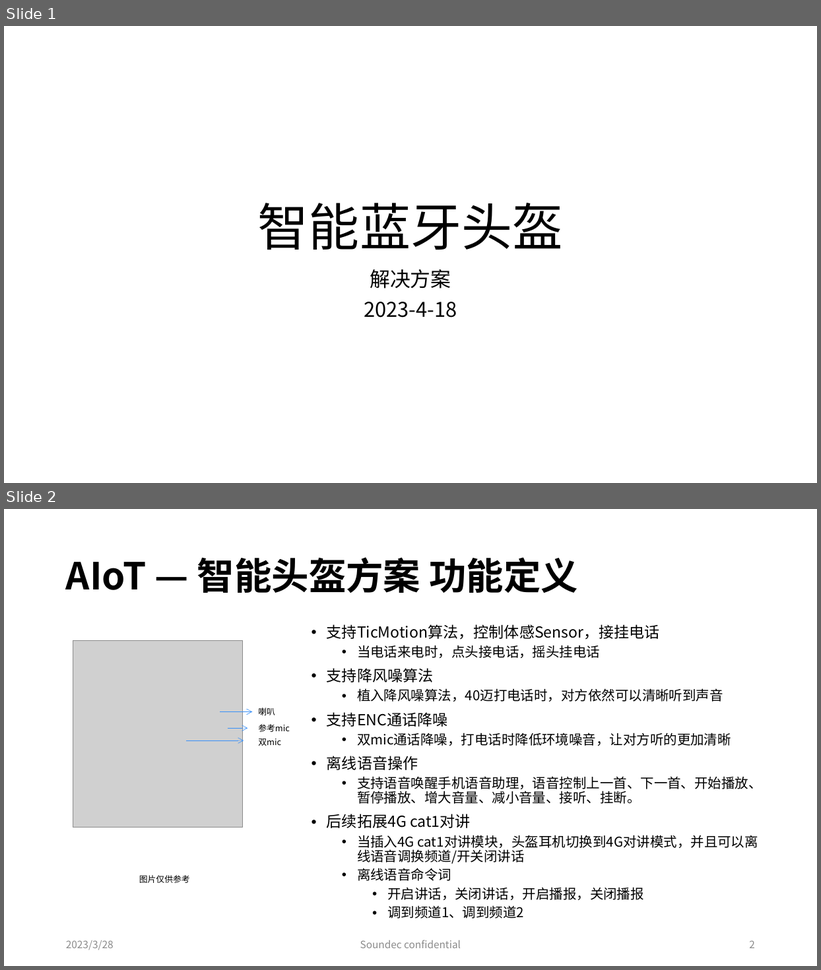
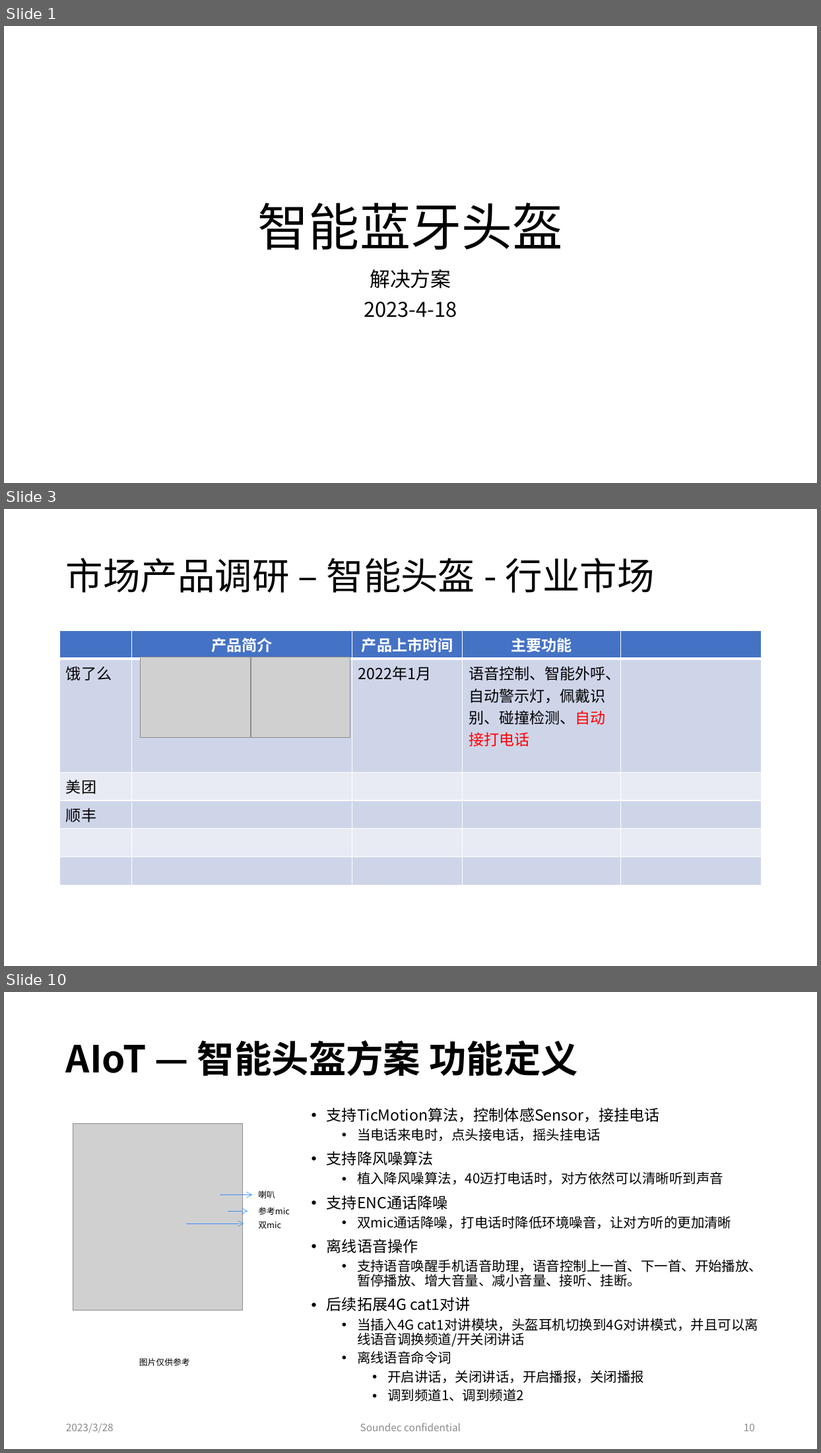
Before and after one commit to rosabai666/soundec, a slide deck: 2023/02产品/SNC8x/02)Soundec产品线/00)AIoT/04)落地方案/02)骑行头盔/智能头盔解决方案.pptx. Shown one above the other, each under a label of ours: slides 1 and 2 before the commit, slides 1, 3 and 10 after it; the slides between them are not shown. The pictures are 821x970 and 821x1453 pixels, drawn with LibreOffice and Linux fonts; fonts in the diff are those of the drawing; grey boxes stand for pictures. Boxes give left, top, right and bottom in pixels: in the first picture for what was removed or moved away, otherwise in the second. Text is boxed around its words. In the diff, an @@ line names an element or a change of style, - is before the commit and + after.

```diff
--- a/2023/02产品/SNC8x/02)Soundec产品线/00)AIoT/04)落地方案/02)骑行头盔/智能头盔解决方案.pptx
+++ b/2023/02产品/SNC8x/02)Soundec产品线/00)AIoT/04)落地方案/02)骑行头盔/智能头盔解决方案.pptx
@@ slide 3 added at [4, 509, 817, 966], background #FFFFFF @@
@@ title added at [66, 558, 655, 593], 44 pt, text #000000 @@
+市场产品调研 – 智能头盔 - 行业市场
@@ table added at [60, 631, 762, 868], 6 rows, 5 columns @@
+ | 产品简介 | 产品上市时间 | 主要功能 | 
+饿了么 |  | 2022年1月 | 语音控制、智能外呼、自动警示灯，佩戴识别、碰撞检测、自动接打电话 | 
+美团 |  |  |  | 
+顺丰 |  |  |  | 
+ |  |  |  | 
+ |  |  |  | 
@@ picture added at [140, 657, 250, 738] @@
@@ picture added at [251, 657, 350, 738] @@
@@ what was slide 2 is now slide 10 @@
@@ page number at [744, 1424, 755, 1432]: text changed @@
-2
+10
```
Also in this commit, not shown: 8 other slides added, 4 other files.
